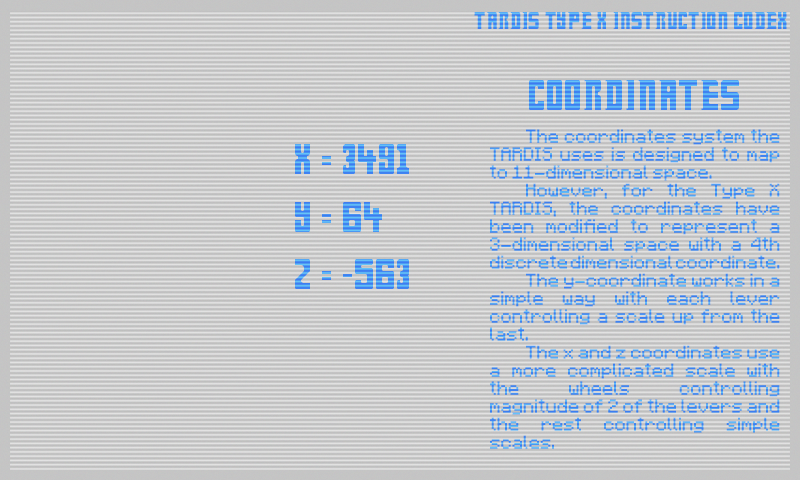
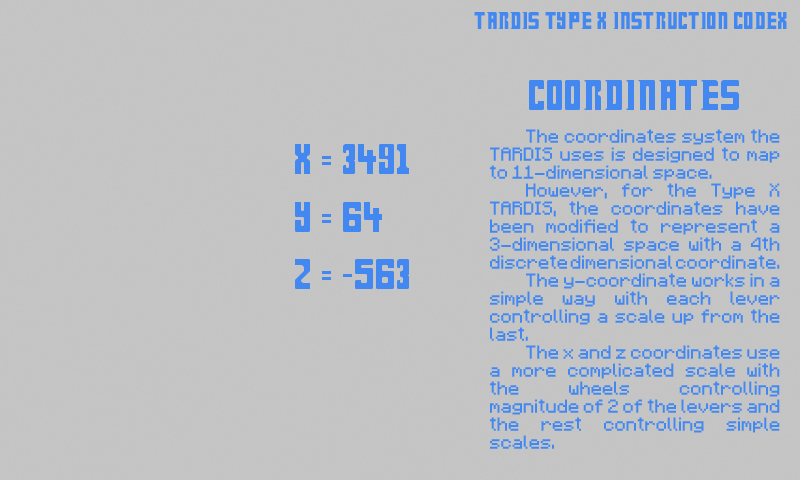
Comparing the layer stacks of the two 800x480 images. Changes:
hid "Layer 1" over [10, 11, 790, 470]
